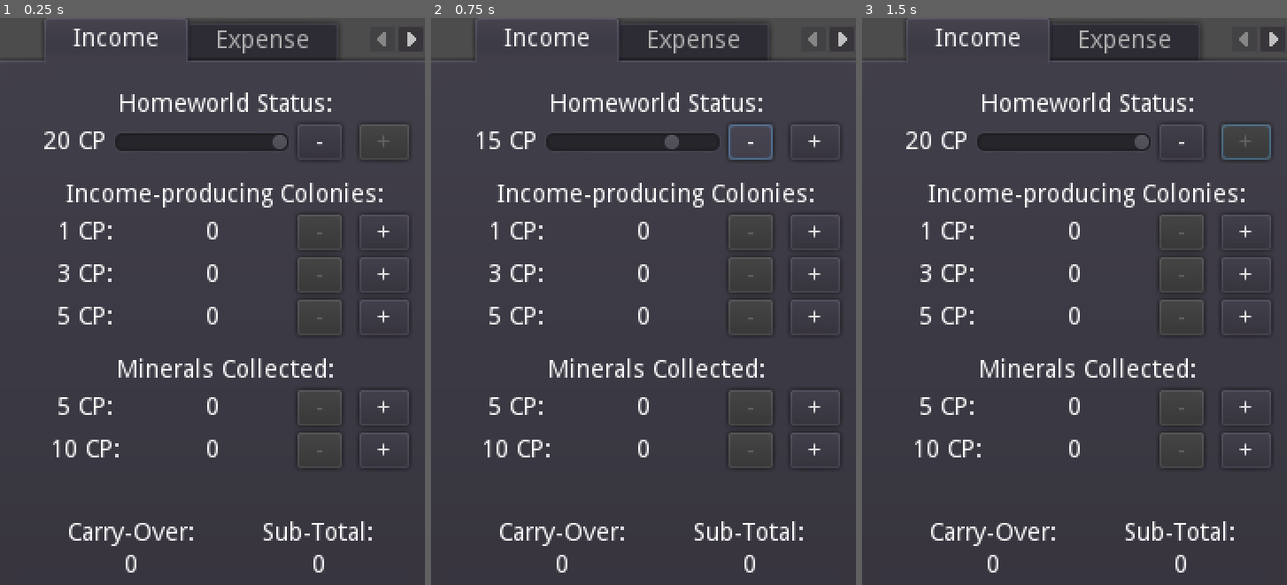
Above: before the commit, frames 1-3 (left to right).
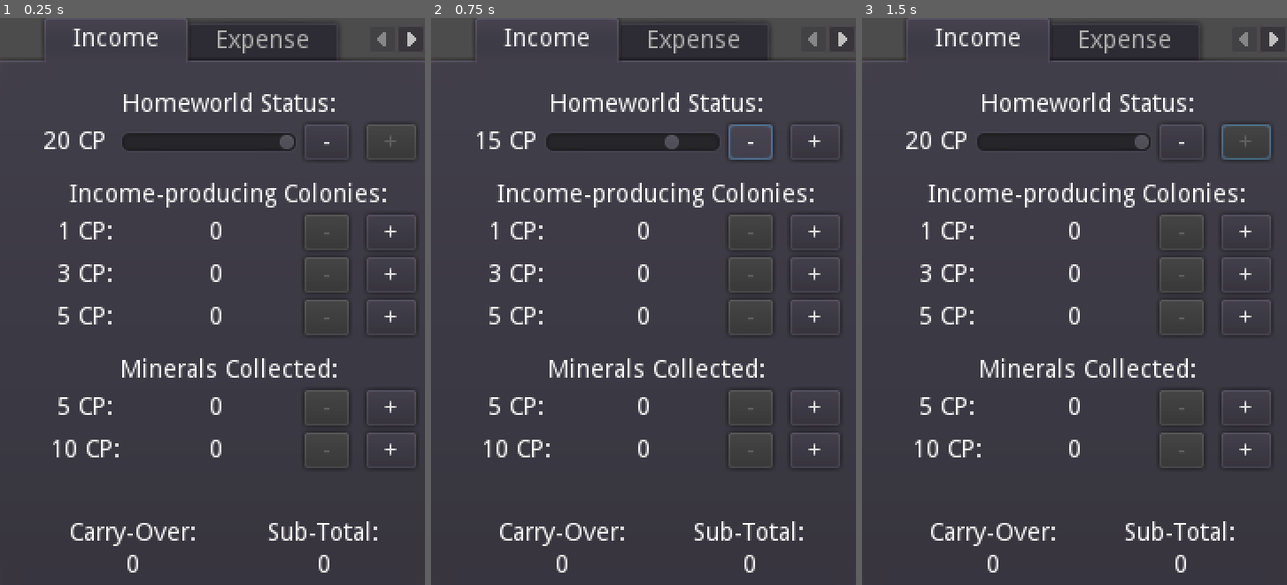
Above: after the commit, the same moments.

Repository: GalaxyCr8r/SpaceEmpires4xHelper
Game: Godot game, scene res://TurnMenus.tscn
Same seed, same stepped clock (60 frames per second), same inputs: the game is played once before the commit and once after it.
Inputs:
- Up to frame 1 (0.25 s): no input
- Up to frame 2 (0.75 s): click "-" at 0.5 s
- Up to frame 3 (1.5 s): click "+" at 1.25 s

The runs differ from the first frame. In frame 1, 6.1% of the frame differs, in the area x 15-98%, y 13-98%; in frame 2, nothing differs; in frame 3, nothing differs.

Commit message:
Refactored and started on Expense tab

Diff:
--- a/EconPhase/Income/10CpMineral.tscn
+++ b/EconPhase/Income/10CpMineral.tscn
@@ -1,6 +1,7 @@
 [gd_scene load_steps=2 format=2]
 
-[ext_resource path="res://EconPhase/Income/IncomeRow.tscn" type="PackedScene" id=1]
+[ext_resource path="res://Utility/IncomeRow.tscn" type="PackedScene" id=1]
+
 
 [node name="10CpMineral" index="0" instance=ExtResource( 1 )]
 
--- a/EconPhase/Income/1CpColonyRow.tscn
+++ b/EconPhase/Income/1CpColonyRow.tscn
@@ -1,5 +1,6 @@
 [gd_scene load_steps=2 format=2]
 
-[ext_resource path="res://EconPhase/Income/IncomeRow.tscn" type="PackedScene" id=1]
+[ext_resource path="res://Utility/IncomeRow.tscn" type="PackedScene" id=1]
+
 
 [node name="1CpColonyRow" index="0" instance=ExtResource( 1 )]
--- a/EconPhase/Income/3CpColonyRow.tscn
+++ b/EconPhase/Income/3CpColonyRow.tscn
@@ -1,6 +1,7 @@
 [gd_scene load_steps=2 format=2]
 
-[ext_resource path="res://EconPhase/Income/IncomeRow.tscn" type="PackedScene" id=1]
+[ext_resource path="res://Utility/IncomeRow.tscn" type="PackedScene" id=1]
+
 
 
 [node name="3CpColonyRow" index="0" instance=ExtResource( 1 )]
--- a/EconPhase/Income/5CpColonyRow.tscn
+++ b/EconPhase/Income/5CpColonyRow.tscn
@@ -1,6 +1,7 @@
 [gd_scene load_steps=2 format=2]
 
-[ext_resource path="res://EconPhase/Income/IncomeRow.tscn" type="PackedScene" id=1]
+[ext_resource path="res://Utility/IncomeRow.tscn" type="PackedScene" id=1]
+
 
 
 [node name="5CpColonyRow" index="0" instance=ExtResource( 1 )]
--- a/EconPhase/Income/5CpMineral.tscn
+++ b/EconPhase/Income/5CpMineral.tscn
@@ -1,6 +1,7 @@
 [gd_scene load_steps=2 format=2]
 
-[ext_resource path="res://EconPhase/Income/IncomeRow.tscn" type="PackedScene" id=1]
+[ext_resource path="res://Utility/IncomeRow.tscn" type="PackedScene" id=1]
+
 
 [node name="5CpMineral" index="0" instance=ExtResource( 1 )]
 
--- a/EconPhase/Income/ColNo1.gd
+++ /dev/null
@@ -1,17 +0,0 @@
-extends HBoxContainer
-
-# Declare member variables here. Examples:
-# var a = 2
-# var b = "text"
-
-# Called when the node enters the scene tree for the first time.
-func _ready():
-	pass # Replace with function body.
-
-# Called every frame. 'delta' is the elapsed time since the previous frame.
-#func _process(delta):
-#	pass
-
-
-func _on_UpDownButton_value_changed(new_value):
-	$Amount.text = str(new_value)
--- a/EconPhase/Income/HomeworldStatusRow.gd
+++ b/EconPhase/Income/HomeworldStatusRow.gd
@@ -1,37 +1,7 @@
-extends HBoxContainer
-
-export var value : int = 20 setget set_value, get_value
-
-onready var currentCp : Label = $CurrentCP
-onready var cpScrollBar : ScrollBar = $CPScrollBar
-onready var upDown : UpDownButton = $UpDownButton
-
-# Called when the node enters the scene tree for the first time.
-func _ready():
-	cpScrollBar.value = value
-	upDown.value = value
-
-func set_value(new_value:int):
-	value = new_value
-	upDown.value = new_value
-	cpScrollBar.value = new_value
-	_updateLabel(new_value)
-
-func get_value() -> int:
-	return value
+extends ScrollBarRow
 
 func _updateLabel(new_value:int):
 	if value > 0:
-		currentCp.text = str(new_value) + " CP"
+		self.currentValue.text = str(new_value) + " CP"
 	else:
-		currentCp.text = "DEAD"
-
-func _on_CPScrollBar_value_changed(new_value:int):
-	value = new_value
-	upDown.value = new_value
-	_updateLabel(new_value)
-
-func _on_UpDownButton_value_changed(new_value:int):
-	value = new_value
-	cpScrollBar.value = new_value
-	_updateLabel(new_value)
+		self.currentValue.text = "DEAD"
--- a/EconPhase/Income/HomeworldStatusRow.tscn
+++ b/EconPhase/Income/HomeworldStatusRow.tscn
@@ -1,42 +1,26 @@
 [gd_scene load_steps=3 format=2]
 
-[ext_resource path="res://EconPhase/Income/HomeworldStatusRow.gd" type="Script" id=1]
-[ext_resource path="res://UpDownButton.tscn" type="PackedScene" id=2]
+[ext_resource path="res://Utility/ScrollBarRow.tscn" type="PackedScene" id=1]
+[ext_resource path="res://EconPhase/Income/HomeworldStatusRow.gd" type="Script" id=2]
 
-[node name="HomeworldStatusRow" type="HBoxContainer"]
-margin_top = 18.0
-margin_right = 207.0
-margin_bottom = 38.0
-alignment = 1
-script = ExtResource( 1 )
+[node name="HomeworldStatusRow" instance=ExtResource( 1 )]
+script = ExtResource( 2 )
 
-[node name="CurrentCP" type="Label" parent="."]
-margin_top = 3.0
-margin_right = 36.0
-margin_bottom = 17.0
-rect_min_size = Vector2( 24, 0 )
-text = "20 CP"
-align = 1
+[node name="CurrentValue" parent="." index="0"]
+margin_left = 0.0
+margin_right = 40.0
+text = "20 CP "
 
-[node name="CPScrollBar" type="HScrollBar" parent="."]
-margin_left = 40.0
-margin_top = 4.0
-margin_right = 140.0
-margin_bottom = 16.0
-rect_min_size = Vector2( 100, 0 )
-size_flags_vertical = 4
+[node name="ScrollBar" parent="." index="1"]
+margin_left = 44.0
+margin_right = 144.0
 max_value = 20.0
 step = 5.0
 value = 20.0
 
-[node name="UpDownButton" parent="." instance=ExtResource( 2 )]
-anchor_right = 0.0
-margin_left = 144.0
-margin_right = 207.0
-margin_bottom = 20.0
+[node name="UpDownButton" parent="." index="2"]
+margin_left = 148.0
+margin_right = 211.0
 value = 20
 max_value = 20
 step = 5
-
-[connection signal="value_changed" from="CPScrollBar" to="." method="_on_CPScrollBar_value_changed"]
-[connection signal="value_changed" from="UpDownButton" to="." method="_on_UpDownButton_value_changed"]
--- a/TurnMenus.tscn
+++ b/TurnMenus.tscn
@@ -2,11 +2,11 @@
 
 [ext_resource path="res://EconPhase/Income/HomeworldStatusRow.tscn" type="PackedScene" id=1]
 [ext_resource path="res://EconPhase/Income/1CpColonyRow.tscn" type="PackedScene" id=2]
-[ext_resource path="res://EconPhase/Income/ColNo1.gd" type="Script" id=3]
-[ext_resource path="res://EconPhase/Income/3CpColonyRow.tscn" type="PackedScene" id=4]
-[ext_resource path="res://EconPhase/Income/5CpColonyRow.tscn" type="PackedScene" id=5]
-[ext_resource path="res://EconPhase/Income/5CpMineral.tscn" type="PackedScene" id=6]
-[ext_resource path="res://EconPhase/Income/10CpMineral.tscn" type="PackedScene" id=7]
+[ext_resource path="res://EconPhase/Income/3CpColonyRow.tscn" type="PackedScene" id=3]
+[ext_resource path="res://EconPhase/Income/5CpColonyRow.tscn" type="PackedScene" id=4]
+[ext_resource path="res://EconPhase/Income/5CpMineral.tscn" type="PackedScene" id=5]
+[ext_resource path="res://EconPhase/Income/10CpMineral.tscn" type="PackedScene" id=6]
+[ext_resource path="res://Utility/TurnOrderBidRow.tscn" type="PackedScene" id=7]
 
 [node name="TurnMenus" type="Control"]
 anchor_right = 1.0
@@ -17,7 +17,6 @@
 anchor_bottom = 1.0
 
 [node name="Income" type="Tabs" parent="TabContainer"]
-visible = false
 anchor_right = 1.0
 anchor_bottom = 1.0
 margin_left = 4.0
@@ -33,118 +32,136 @@
 margin_right = -20.0
 
 [node name="IncomeSources" type="VBoxContainer" parent="TabContainer/Income/MarginContainer"]
-margin_right = 207.0
+margin_right = 211.0
 margin_bottom = 274.0
 custom_constants/separation = 13
 
 [node name="Homeworld" type="VBoxContainer" parent="TabContainer/Income/MarginContainer/IncomeSources"]
-margin_right = 207.0
+margin_right = 211.0
 margin_bottom = 38.0
 
 [node name="HWStatusLabel" type="Label" parent="TabContainer/Income/MarginContainer/IncomeSources/Homeworld"]
-margin_right = 207.0
+margin_right = 211.0
 margin_bottom = 14.0
 text = "Homeworld Status:"
 align = 1
 
 [node name="HomeworldStatusRow" parent="TabContainer/Income/MarginContainer/IncomeSources/Homeworld" instance=ExtResource( 1 )]
+margin_right = 211.0
+value = 20
 
 [node name="Colonies" type="VBoxContainer" parent="TabContainer/Income/MarginContainer/IncomeSources"]
-editor/display_folded = true
 margin_top = 51.0
-margin_right = 207.0
+margin_right = 211.0
 margin_bottom = 137.0
 
 [node name="Title" type="Label" parent="TabContainer/Income/MarginContainer/IncomeSources/Colonies"]
-margin_right = 207.0
+margin_right = 211.0
 margin_bottom = 14.0
 text = "Income-producing Colonies:"
 align = 1
 
 [node name="1CpColonyRow" parent="TabContainer/Income/MarginContainer/IncomeSources/Colonies" instance=ExtResource( 2 )]
-margin_right = 207.0
-script = ExtResource( 3 )
+margin_right = 211.0
 
-[node name="3CpColonyRow" parent="TabContainer/Income/MarginContainer/IncomeSources/Colonies" instance=ExtResource( 4 )]
+[node name="3CpColonyRow" parent="TabContainer/Income/MarginContainer/IncomeSources/Colonies" instance=ExtResource( 3 )]
 margin_top = 42.0
-margin_right = 207.0
+margin_right = 211.0
 margin_bottom = 62.0
 
-[node name="5CpColonyRow" parent="TabContainer/Income/MarginContainer/IncomeSources/Colonies" instance=ExtResource( 5 )]
+[node name="5CpColonyRow" parent="TabContainer/Income/MarginContainer/IncomeSources/Colonies" instance=ExtResource( 4 )]
 margin_top = 66.0
-margin_right = 207.0
+margin_right = 211.0
 margin_bottom = 86.0
 
 [node name="Minerals" type="VBoxContainer" parent="TabContainer/Income/MarginContainer/IncomeSources"]
 editor/display_folded = true
 margin_top = 150.0
-margin_right = 207.0
+margin_right = 211.0
 margin_bottom = 229.0
 size_flags_vertical = 3
 
 [node name="Label" type="Label" parent="TabContainer/Income/MarginContainer/IncomeSources/Minerals"]
-margin_right = 207.0
+margin_right = 211.0
 margin_bottom = 14.0
 text = "Minerals Collected:"
 align = 1
 
-[node name="5CpMineral" parent="TabContainer/Income/MarginContainer/IncomeSources/Minerals" instance=ExtResource( 6 )]
-margin_right = 207.0
+[node name="5CpMineral" parent="TabContainer/Income/MarginContainer/IncomeSources/Minerals" instance=ExtResource( 5 )]
+margin_right = 211.0
 
-[node name="10CpMineral" parent="TabContainer/Income/MarginContainer/IncomeSources/Minerals" instance=ExtResource( 7 )]
+[node name="10CpMineral" parent="TabContainer/Income/MarginContainer/IncomeSources/Minerals" instance=ExtResource( 6 )]
 margin_top = 42.0
-margin_right = 207.0
+margin_right = 211.0
 margin_bottom = 62.0
 
 [node name="Misc" type="HBoxContainer" parent="TabContainer/Income/MarginContainer/IncomeSources"]
 margin_top = 242.0
-margin_right = 207.0
+margin_right = 211.0
 margin_bottom = 274.0
 
 [node name="CarryOver" type="VBoxContainer" parent="TabContainer/Income/MarginContainer/IncomeSources/Misc"]
-margin_right = 101.0
+margin_right = 103.0
 margin_bottom = 32.0
 size_flags_horizontal = 3
 
 [node name="Title" type="Label" parent="TabContainer/Income/MarginContainer/IncomeSources/Misc/CarryOver"]
-margin_right = 101.0
+margin_right = 103.0
 margin_bottom = 14.0
 text = "Carry-Over:"
 align = 1
 
 [node name="Amount" type="Label" parent="TabContainer/Income/MarginContainer/IncomeSources/Misc/CarryOver"]
 margin_top = 18.0
-margin_right = 101.0
+margin_right = 103.0
 margin_bottom = 32.0
 text = "0"
 align = 1
 
 [node name="SubTotal" type="VBoxContainer" parent="TabContainer/Income/MarginContainer/IncomeSources/Misc"]
-margin_left = 105.0
-margin_right = 207.0
+margin_left = 107.0
+margin_right = 211.0
 margin_bottom = 32.0
 size_flags_horizontal = 3
 
 [node name="Title" type="Label" parent="TabContainer/Income/MarginContainer/IncomeSources/Misc/SubTotal"]
-margin_right = 102.0
+margin_right = 104.0
 margin_bottom = 14.0
 text = "Sub-Total:"
 align = 1
 
 [node name="Amount" type="Label" parent="TabContainer/Income/MarginContainer/IncomeSources/Misc/SubTotal"]
 margin_top = 18.0
-margin_right = 102.0
+margin_right = 104.0
 margin_bottom = 32.0
 text = "0"
 align = 1
 
 [node name="Expense" type="Tabs" parent="TabContainer"]
+visible = false
 anchor_right = 1.0
 anchor_bottom = 1.0
 margin_left = 4.0
 margin_top = 32.0
 margin_right = -4.0
 margin_bottom = -4.0
+
+[node name="VBoxContainer" type="VBoxContainer" parent="TabContainer/Expense"]
+anchor_right = 1.0
+anchor_bottom = 1.0
+
+[node name="VBoxContainer" type="VBoxContainer" parent="TabContainer/Expense/VBoxContainer"]
+margin_right = 232.0
+margin_bottom = 38.0
+
+[node name="Label" type="Label" parent="TabContainer/Expense/VBoxContainer/VBoxContainer"]
+margin_right = 232.0
+margin_bottom = 14.0
+text = "Turn Order Bid:"
+align = 1
+
+[node name="TurnOrderBidRow" parent="TabContainer/Expense/VBoxContainer/VBoxContainer" instance=ExtResource( 7 )]
+margin_right = 232.0
 
 [node name="Summary" type="Tabs" parent="TabContainer"]
 visible = false
--- a/EconPhase/Income/IncomeRow.gd
+++ b/Utility/IncomeRow.gd
@@ -1,4 +1,5 @@
 extends HBoxContainer
+class_name IncomeRow
 
 export var value : int = 0 setget set_value, get_value
 
--- a/EconPhase/Income/IncomeRow.tscn
+++ b/Utility/IncomeRow.tscn
@@ -1,7 +1,7 @@
-[gd_scene load_steps=3 format=2]
+[gd_scene load_steps=5 format=2]
 
-[ext_resource path="res://EconPhase/Income/IncomeRow.gd" type="Script" id=1]
-[ext_resource path="res://UpDownButton.tscn" type="PackedScene" id=2]
+[ext_resource path="res://Utility/IncomeRow.gd" type="Script" id=1]
+[ext_resource path="res://Utility/UpDownButton.tscn" type="PackedScene" id=2]
 
 [node name="IncomeRow" type="HBoxContainer"]
 margin_top = 18.0
--- /dev/null
+++ b/Utility/ScrollBarRow.gd
@@ -0,0 +1,46 @@
+extends HBoxContainer
+class_name ScrollBarRow
+
+export var value : int = 20 setget set_value, get_value
+
+onready var currentValue : Label = $CurrentValue
+onready var scrollBar : ScrollBar = $ScrollBar
+onready var upDown : UpDownButton = $UpDownButton
+
+var __isReady : bool = false
+
+# Called when the node enters the scene tree for the first time.
+func _ready():
+	__isReady = true
+	scrollBar.value = value
+	upDown.value = value
+
+func set_value(new_value:int):
+	value = new_value
+	if !__isReady:
+		return
+	upDown.value = new_value
+	scrollBar.value = new_value
+	_updateLabel(new_value)
+
+func get_value() -> int:
+	return value
+
+func set_max_value(new_max:int):
+	if value > new_max:
+		set_value(new_max)
+	upDown.max_value = new_max
+	scrollBar.max_value = new_max
+
+func _updateLabel(new_value:int):
+	currentValue.text = str(new_value)
+
+func _on_CPScrollBar_value_changed(new_value:int):
+	value = new_value
+	upDown.value = new_value
+	_updateLabel(new_value)
+
+func _on_UpDownButton_value_changed(new_value:int):
+	value = new_value
+	scrollBar.value = new_value
+	_updateLabel(new_value)
--- /dev/null
+++ b/Utility/ScrollBarRow.tscn
@@ -0,0 +1,41 @@
+[gd_scene load_steps=3 format=2]
+
+[ext_resource path="res://Utility/ScrollBarRow.gd" type="Script" id=1]
+[ext_resource path="res://Utility/UpDownButton.tscn" type="PackedScene" id=2]
+
+[node name="ScrollBarRow" type="HBoxContainer"]
+margin_top = 18.0
+margin_right = 207.0
+margin_bottom = 38.0
+alignment = 1
+script = ExtResource( 1 )
+value = 0
+
+[node name="CurrentValue" type="Label" parent="."]
+margin_left = 6.0
+margin_top = 3.0
+margin_right = 30.0
+margin_bottom = 17.0
+rect_min_size = Vector2( 24, 0 )
+text = "0"
+align = 1
+
+[node name="ScrollBar" type="HScrollBar" parent="."]
+margin_left = 34.0
+margin_top = 4.0
+margin_right = 134.0
+margin_bottom = 16.0
+rect_min_size = Vector2( 100, 0 )
+size_flags_vertical = 4
+max_value = 255.0
+step = 1.0
+
+[node name="UpDownButton" parent="." instance=ExtResource( 2 )]
+anchor_right = 0.0
+margin_left = 138.0
+margin_right = 201.0
+margin_bottom = 20.0
+max_value = 255
+
+[connection signal="value_changed" from="ScrollBar" to="." method="_on_CPScrollBar_value_changed"]
+[connection signal="value_changed" from="UpDownButton" to="." method="_on_UpDownButton_value_changed"]
--- /dev/null
+++ b/Utility/TurnOrderBidRow.tscn
@@ -0,0 +1,5 @@
+[gd_scene load_steps=2 format=2]
+
+[ext_resource path="res://Utility/ScrollBarRow.tscn" type="PackedScene" id=1]
+
+[node name="TurnOrderBidRow" instance=ExtResource( 1 )]
--- a/UpDownButton.gd
+++ b/Utility/UpDownButton.gd
@@ -15,11 +15,11 @@
 onready var plus : Button = $PlusButton
 onready var __last_value : int = value
 
-var isReady : bool = false
+var __isReady : bool = false
 
 ## Methods
 func _ready():
-	isReady = true
+	__isReady = true
 	_updateAvailability()
 
 func set_value(new_value : int):
@@ -30,7 +30,7 @@
 	return value
 
 func _updateAvailability():
-	if !isReady:
+	if !__isReady:
 		return
 
 	minus.set_disabled(false)
--- a/UpDownButton.tscn
+++ b/Utility/UpDownButton.tscn
@@ -1,6 +1,7 @@
 [gd_scene load_steps=2 format=2]
 
-[ext_resource path="res://UpDownButton.gd" type="Script" id=1]
+[ext_resource path="res://Utility/UpDownButton.gd" type="Script" id=1]
+
 
 [node name="UpDownButton" type="HBoxContainer"]
 anchor_right = 1.0
--- a/project.godot
+++ b/project.godot
@@ -10,11 +10,23 @@
 
 _global_script_classes=[ {
 "base": "HBoxContainer",
+"class": "IncomeRow",
+"language": "GDScript",
+"path": "res://Utility/IncomeRow.gd"
+}, {
+"base": "HBoxContainer",
+"class": "ScrollBarRow",
+"language": "GDScript",
+"path": "res://Utility/ScrollBarRow.gd"
+}, {
+"base": "HBoxContainer",
 "class": "UpDownButton",
 "language": "GDScript",
-"path": "res://UpDownButton.gd"
+"path": "res://Utility/UpDownButton.gd"
 } ]
 _global_script_class_icons={
+"IncomeRow": "",
+"ScrollBarRow": "",
 "UpDownButton": ""
 }
 
